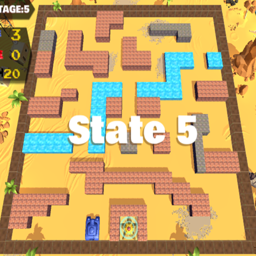
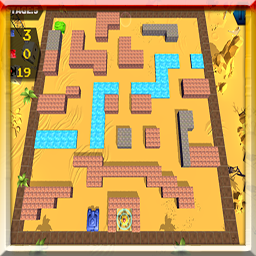
Layers edited between the first and the second w=256, h=256 image:
removed layer "Layer 5" over box(0, 0, 256, 256)
added layer "Layer 4" above "Layer 8" over box(0, 0, 256, 256)
added layer "Layer 8" over box(0, 0, 256, 256)
